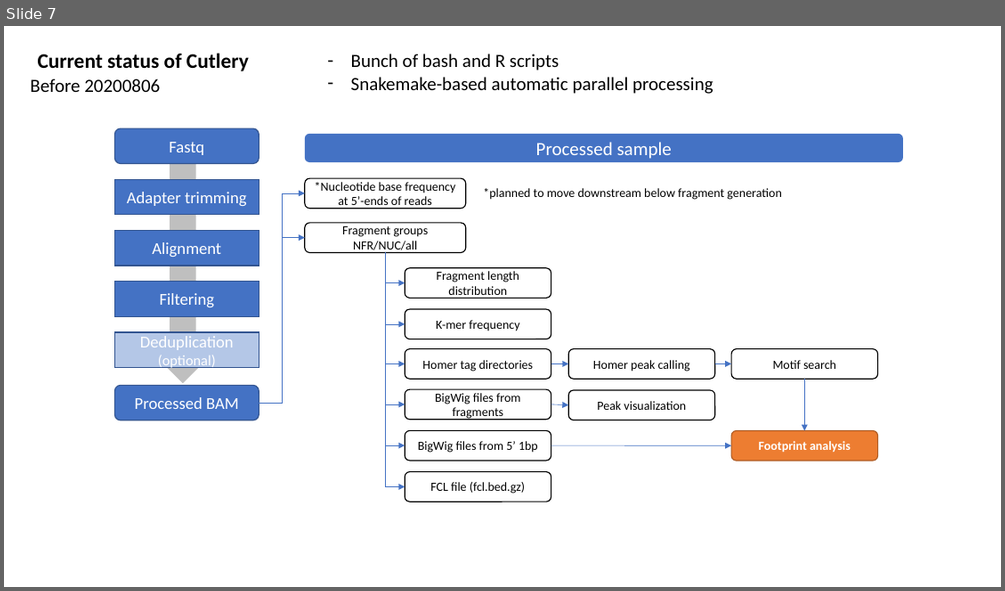
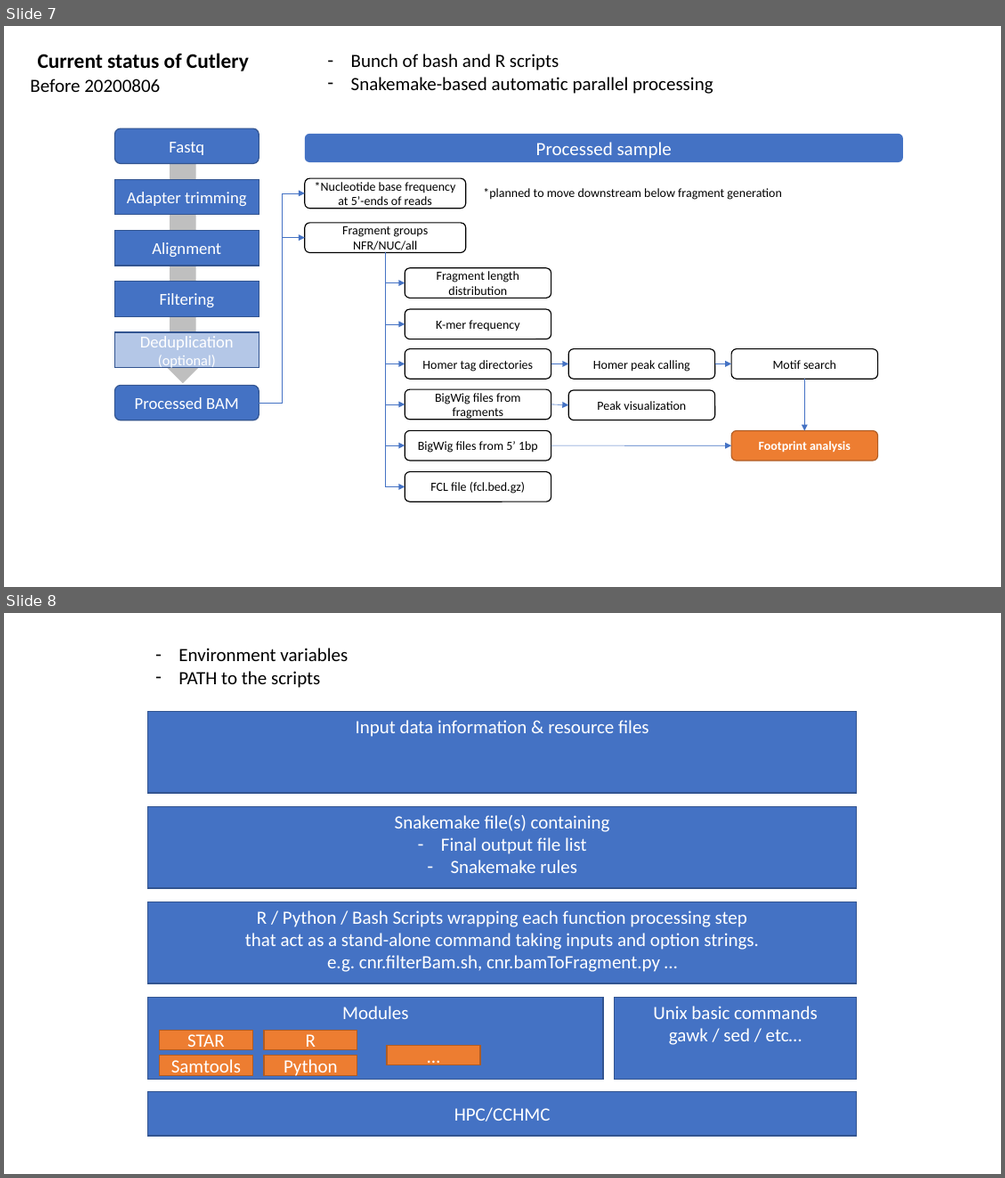
Before and after one commit to hwlim/Cutlery, a slide deck: Plan/schema.pptx. Shown one above the other, each under a label of ours: slide 7 before the commit, slides 7 and 8 after it. The pictures are 1005x591 and 1005x1178 pixels, drawn with LibreOffice and Linux fonts; fonts in the diff are those of the drawing. Boxes give left, top, right and bottom in pixels: in the first picture for what was removed or moved away, otherwise in the second. Text is boxed around its words. In the diff, an @@ line names an element or a change of style, - is before the commit and + after.

Commit message:
update: architecture schema

```diff
--- a/Plan/schema.pptx
+++ b/Plan/schema.pptx
@@ slide 8 added at [4, 613, 1001, 1174], background #FFFFFF @@
@@ text added at [178, 648, 348, 688], 18 pt, text #000000 @@
+– Environment variables
+– PATH to the scripts
@@ rectangle added at [148, 711, 858, 793], fill #4472C4, outline #325491 1 pt, 18 pt, text #FFFFFF @@
+Input data information & resource files
@@ rectangle added at [148, 807, 858, 888], fill #4472C4, outline #325491 1 pt, 18 pt, text #FFFFFF @@
+Snakemake file(s) containing
+– Final output file list
+– Snakemake rules
@@ rectangle added at [148, 901, 858, 983], fill #4472C4, outline #325491 1 pt, 18 pt, text #FFFFFF @@
+R / Python / Bash Scripts wrapping each function processing step
+that act as a stand-alone command taking inputs and option strings.
+e.g. cnr.filterBam.sh, cnr.bamToFragment.py …
@@ rectangle added at [148, 997, 604, 1078], fill #4472C4, outline #325491 1 pt, 18 pt, text #FFFFFF @@
+Modules
@@ rectangle added at [615, 997, 857, 1078], fill #4472C4, outline #325491 1 pt, 18 pt, text #FFFFFF @@
+Unix basic commands
+gawk / sed / etc…
@@ rectangle added at [160, 1030, 253, 1050], fill #ED7D31, outline #AF5C24 1 pt, 18 pt, text #FFFFFF @@
+STAR
@@ rectangle added at [264, 1030, 357, 1050], fill #ED7D31, outline #AF5C24 1 pt, 18 pt, text #FFFFFF @@
+R
@@ rectangle added at [160, 1055, 253, 1075], fill #ED7D31, outline #AF5C24 1 pt, 18 pt, text #FFFFFF @@
+Samtools
@@ rectangle added at [264, 1055, 357, 1075], fill #ED7D31, outline #AF5C24 1 pt, 18 pt, text #FFFFFF @@
+Python
@@ rectangle added at [387, 1046, 480, 1065], fill #ED7D31, outline #AF5C24 1 pt, 18 pt, text #FFFFFF @@
+…
@@ rectangle added at [148, 1092, 858, 1135], fill #4472C4, outline #325491 1 pt, 18 pt, text #FFFFFF @@
+HPC/CCHMC
```
